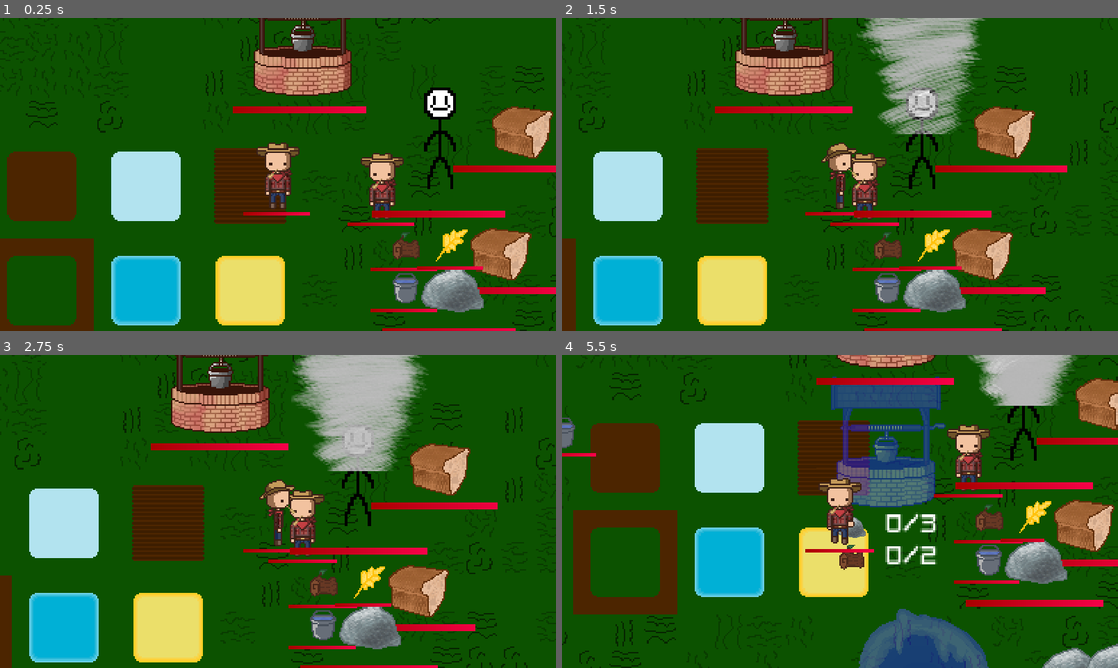
Above: before the commit, frames 1-4 (two rows, left to right).
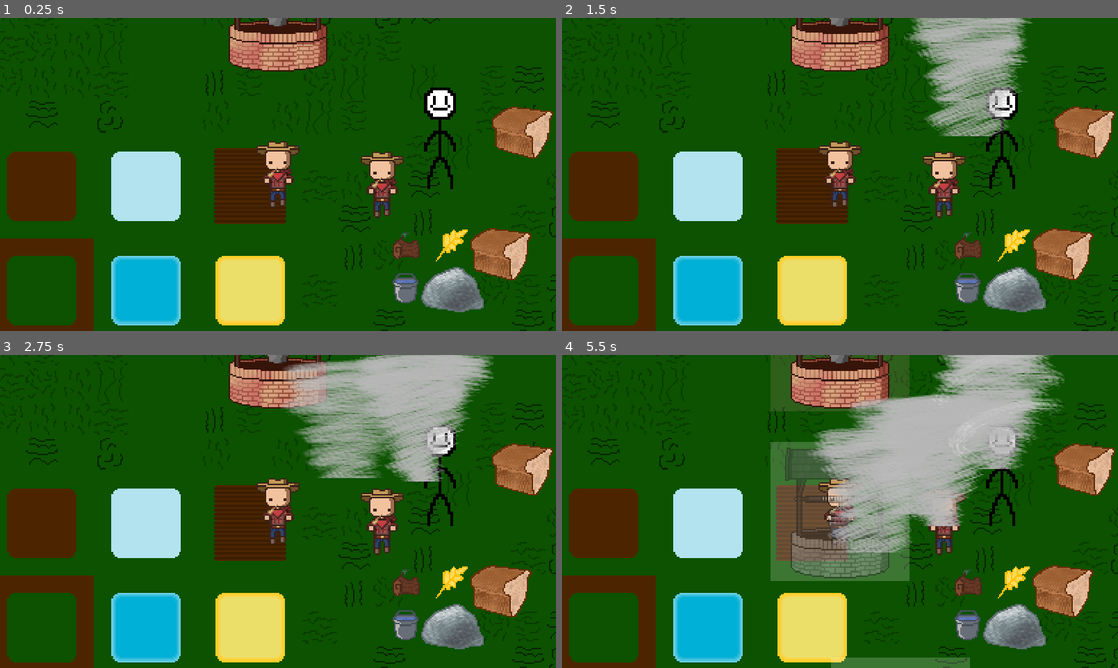
Above: after the commit, the same moments.

Repository: T3rryTim3/mhs-gamedev-02
Game: Godot game, scene res://scenes/Structure/main.tscn
Same seed, same stepped clock (60 frames per second), same inputs: the game is played once before the commit and once after it.
Inputs (mouse positions are in pixels of both pictures, inside the frame that each line leads up to):
- Up to frame 1 (0.25 s): no input
- Up to frame 2 (1.5 s): tap Enter (ui_accept) at 0.5, 0.77 s; move the mouse to (962, 158) at 0.52 s; hold D (move_right) 0.53-1.25 s; tap N at 0.6 s; click (962, 158) at 0.67 s; tap K at 0.8 s; drag from (728, 190) to (851, 174) at 1.27 s
- Up to frame 3 (2.75 s): move the mouse to (333, 442) at 2.02 s; hold D (move_right) from 2.03 s (still down); tap N at 2.1 s; tap K at 2.3 s
- Up to frame 4 (5.5 s): release D (move_right) at 2.75 s; drag from (812, 574) to (923, 470) at 2.77 s; move the mouse to (1006, 558) at 3.52 s; hold A (move_left) 3.53-4.25 s; tap E at 3.6 s; tap Enter (ui_accept) at 3.77 s; tap K at 3.8, 5.3 s; drag from (673, 464) to (1023, 470) at 4.27 s; move the mouse to (867, 511) at 5.02 s; hold S (move_down) from 5.03 s (still down); tap B at 5.1 s; click (867, 511) at 5.17 s

The runs differ from the first frame. In frame 1, 7.9% of the frame differs, in the area x 41-100%, y 0-100%; in frame 2, 49%; in frame 3, 49%; in frame 4, 64%, in the area x 0-100%, y 0-100%.
Error after the commit: Parse Error: Could not resolve class "Entity". (res://scripts/item.gd:2)

Commit message:
Improved tornado

Diff:
--- a/projects/mhsdev-02/project.godot
+++ b/projects/mhsdev-02/project.godot
@@ -21,6 +21,7 @@
 StationData="*res://scripts/Singletons/station_data.gd"
 ItemData="*res://scripts/Singletons/item_data.gd"
 EventMan="*res://scripts/Singletons/events.gd"
+EffectData="*res://scripts/Singletons/effect_data.gd"
 
 [display]
 
--- a/projects/mhsdev-02/scenes/Base/player.tscn
+++ b/projects/mhsdev-02/scenes/Base/player.tscn
@@ -257,7 +257,6 @@
 motion_mode = 1
 script = ExtResource("1_1ohs8")
 sprite = NodePath("AnimatedSprite2D")
-move_influence = 0.7
 
 [node name="CollisionShape2D" type="CollisionShape2D" parent="."]
 position = Vector2(0.5, 13.5)
--- a/projects/mhsdev-02/scenes/Events/tornado.tscn
+++ b/projects/mhsdev-02/scenes/Events/tornado.tscn
@@ -34,21 +34,25 @@
 [node name="Tornado" type="Node"]
 script = ExtResource("1_hquia")
 
-[node name="Body" type="StaticBody2D" parent="."]
+[node name="Tornado" type="Node2D" parent="."]
+
+[node name="Body" type="CharacterBody2D" parent="Tornado"]
 collision_layer = 32
-collision_mask = 32
+collision_mask = 0
 
-[node name="CollisionShape2D" type="CollisionShape2D" parent="Body"]
+[node name="CollisionShape2D" type="CollisionShape2D" parent="Tornado/Body"]
+position = Vector2(0, -10)
 shape = SubResource("RectangleShape2D_o3jra")
 
-[node name="AnimatedSprite2D" type="AnimatedSprite2D" parent="Body"]
+[node name="AnimatedSprite2D" type="AnimatedSprite2D" parent="Tornado/Body"]
 sprite_frames = SubResource("SpriteFrames_t771c")
-frame_progress = 0.317505
+frame_progress = 0.874333
 offset = Vector2(0, -48)
 
-[node name="Collision" type="Area2D" parent="."]
+[node name="Collision" type="Area2D" parent="Tornado/Body"]
 collision_layer = 0
 collision_mask = 11
 
-[node name="CollisionShape2D" type="CollisionShape2D" parent="Collision"]
+[node name="CollisionShape2D" type="CollisionShape2D" parent="Tornado/Body/Collision"]
+position = Vector2(0, -19)
 shape = SubResource("CircleShape2D_rs25x")
--- a/projects/mhsdev-02/scripts/Events/event.gd
+++ b/projects/mhsdev-02/scripts/Events/event.gd
@@ -6,6 +6,9 @@
 
 func _log_base(value:float, base:int): ## Takes the log base 'base' of value
 	return log(value) / log(base)
+
+func _lerp_vector(start:Vector2, goal:Vector2, n:float):
+	return start + (goal - start) * n
 
 func _double_vec2(val:float): ## Returns a vector 2 composed of 'val' twice
 	return Vector2(val, val)
--- a/projects/mhsdev-02/scripts/Events/tornado.gd
+++ b/projects/mhsdev-02/scripts/Events/tornado.gd
@@ -1,21 +1,56 @@
 extends Event
 class_name EventTornado
 
-@onready var tornado_body = $Body
-@onready var sprite = $Body/AnimatedSprite2D
-@onready var collider = $Collision
+@onready var tornado_body = $Tornado/Body
+@onready var tornado = $Tornado
+@onready var sprite = $Tornado/Body/AnimatedSprite2D
+@onready var collider = $Tornado/Body/Collision
 
+# Base fling strength of tornado
 var push_strength:int = 100
+var push_damage:float = 3
+
+# Cooldown for tornado movement
+var move_cooldown:float = 5
+var current_cooldown:float = 0
+var cooldown_delay:float = 1
+
+# Current target position for the tornado
+var target_pos:Vector2 = Vector2.ZERO
+var start_pos:Vector2 = Vector2.ZERO
 
 func fling(body:PhysicsBody2D):
 	if body is not Entity:
 		return
 	var dir = collider.global_position.direction_to(body.global_position)
 	body.apply_force(Vector2(dir.x*push_strength,dir.y*push_strength))
+	body.damage(push_damage)
+
+func _get_random_direction(offset_max:float = PI/4):
+	# Get the direction toward the player with a random offset
+	return tornado_body.global_position.direction_to(_get_player().global_position).rotated(randf_range(-offset_max, offset_max))
+
+func _select_target():
+	start_pos = tornado_body.global_position
+	target_pos = _get_random_direction() * 100 + start_pos
+
+func _process(delta):
+	current_cooldown += delta
+	if current_cooldown >= move_cooldown + cooldown_delay:
+		_select_target()
+		current_cooldown = 0
+
+	if current_cooldown < move_cooldown: # Don't move during cooldown period
+		tornado_body.velocity = tornado_body.global_position.direction_to(target_pos) * delta * 2000
+		tornado_body.move_and_slide()
 
 func _ready() -> void:
+	# Set default stats and connections
 	collider.connect("body_entered", fling)
-	push_strength = EventMan.scale_val(data.strength) * 300
-	tornado_body.scale = _double_vec2(EventMan.scale_val(data.strength))
-	collider.scale = _double_vec2(EventMan.scale_val(data.strength))
-	sprite.play()
+	push_strength = EventMan.scale_val(data.strength) * 300 # Use scale_val for logarithmic growth
+	tornado.scale = _double_vec2(EventMan.scale_val(data.strength))
+	move_cooldown = 2 / data.strength
+	cooldown_delay = 1 / data.strength
+	push_damage = 3 * EventMan.scale_val(data.strength)
+	_select_target()
+	sprite.play() # Tornado animation
--- a/projects/mhsdev-02/scripts/Singletons/events.gd
+++ b/projects/mhsdev-02/scripts/Singletons/events.gd
@@ -19,11 +19,11 @@
 	var duration : int
 	var strength : float
 
-	func _init(nm:String, pth:String, dur:int, str:float):
+	func _init(nm:String, pth:String, dur:int, stren:float):
 		self.event_name = nm
 		self.scene_path = pth
 		self.duration = dur
-		self.strength = str
+		self.strength = stren
 
 func get_event_data(event:Events, strength:float = 1) -> EventData:
 	strength = max(0, strength)
--- a/projects/mhsdev-02/scripts/Singletons/item_data.gd
+++ b/projects/mhsdev-02/scripts/Singletons/item_data.gd
@@ -42,3 +42,16 @@
 		"img_path": img_path,
 		"id":id
 	}
+
+func use_item(item:Item, player:Player):
+	match item.id:
+		0: # Wood
+			pass
+		1: # Wheat
+			pass
+		2: # Bread
+			pass
+		3: # Water
+			pass
+		4: # Rock
+			pass
--- a/projects/mhsdev-02/scripts/entity.gd
+++ b/projects/mhsdev-02/scripts/entity.gd
@@ -44,6 +44,9 @@
 ## Max health - auto set to 'health' start value
 var max_health:float
 
+## Array of currently applied effects
+var effects:Array = []
+
 ## Force / Gravity constants
 const GRAVITY:int = 30
 const MAX_VEL:Vector3 = Vector3(100,100,100)
@@ -51,7 +54,23 @@
 ## Hide the healthbar - Used when items are collected
 var show_health:bool = true
 
-func _get_level():
+func _add_effect(effect:EffectData.EffectTypes, duration:float, strength:float): ## Add an effect to the entity
+	effects.append(EffectData.Effect.new(effect, duration, strength, self))
+
+func _apply_effects(delta:float): ## Calls 'apply' for each effect. Also remove expired effects
+	for x in range(len(effects)):
+		var effect = effects[x]
+
+		# Apply and update effect
+		# Note: 'Apply' means to apply the effect's effect. It does NOT mean to *add* the effect.
+		effect.apply(delta)
+		effect.duration -= delta
+
+		# Remove if expired
+		if effect.duration <= 0:
+			effects.remove_at(x)
+
+func _get_level(): ## Finds the first Level ancestor
 	var parent = get_parent()
 	while parent != null:
 		if parent is Level:
@@ -117,9 +136,9 @@
 func _movement(_delta) -> void: ## Used in subclasses for movement
 	pass
 
-func _process(_delta):
+func _process(delta) -> void:
 	health_bar.visible = show_health
-	return
+	_apply_effects(delta)
 
 func _round_vector(vec:Vector2, n:int) -> Vector2: ## Rounds each value of vec to n
 	return Vector2(int(vec.x/n)*n, int(vec.y/n)*n)
@@ -136,8 +155,8 @@
 	_update_force(delta)
 	move_and_slide()
 
-func damage(_amount:float, _kb:Vector3=Vector3.ZERO) -> void: # Deal damage to the entity
-	pass
+func damage(amount:float) -> void: # Deal damage to the entity
+	_update_health(health - amount)
 
 func heal(amount:float) -> void:
 	health = clampf(health + amount, 0, max_health)
--- a/projects/mhsdev-02/scripts/humanoid.gd
+++ b/projects/mhsdev-02/scripts/humanoid.gd
@@ -46,7 +46,8 @@
 
 	sprite.play(anim_name)
 
-func _process(_delta) -> void:
+func _process(delta) -> void:
+	super(delta)
 	_animate()
 
 func _movement(delta):
--- a/projects/mhsdev-02/scripts/player.gd
+++ b/projects/mhsdev-02/scripts/player.gd
@@ -14,6 +14,15 @@
 
 var current_blueprint:BlueprintHover
 
+## Player stats
+var hunger:float = 100
+var thirst:float = 100
+var temp:float = 50 # Temp range 0-100
+
+func _update_stats(delta): # Updates the player's stats with respect to time
+	hunger -= 1 * delta
+	thirst -= 1 * delta
+
 func _ready():
 	super()
 	if camera_limit: # Prevent camera from going beyond area
@@ -21,6 +30,8 @@
 		$Camera2D.limit_top = camera_limit.global_position.y - camera_limit.shape.get_rect().size.y/2
 		$Camera2D.limit_left = camera_limit.global_position.x - camera_limit.shape.get_rect().size.x/2
 		$Camera2D.limit_right = camera_limit.global_position.x + camera_limit.shape.get_rect().size.x/2
+	_add_effect(EffectData.EffectTypes.WEATHER_COLD, 5, 1)
+	print(effects)
 
 func _movement(delta) -> void:
 	super(delta)
@@ -43,7 +54,6 @@
 	if velocity == Vector2.ZERO:
 		collector.position.y += 1
 
-
 	if collector_pos_dir.y <= 0:
 		collector.z_index = -2
 	else:
@@ -57,8 +67,6 @@
 	if current_blueprint:
 		current_blueprint.global_position = _round_vector(get_global_mouse_position(), 24)
 		current_blueprint.update()
-
-	pass
 
 func _input(event) -> void:
 	if event is InputEventKey:
@@ -75,7 +83,15 @@
 					else:
 						begin_blueprint(StationData.Stations.WELL)
 				KEY_K:
-					EventMan.spawn_event(EventMan.Events.TORNADO, get_parent())
+					EventMan.spawn_event(EventMan.Events.TORNADO, get_parent(), 1)
+				KEY_N:
+					print("--- Player Stats ---")
+					print("Thirst:")
+					print(thirst)
+					print("Hunger:")
+					print(hunger)
+					print("Temp:")
+					print(temp)
 
 	elif event is InputEventMouseButton:
 		if current_blueprint:
--- a/projects/mhsdev-02/station.gd
+++ b/projects/mhsdev-02/station.gd
@@ -106,7 +106,7 @@
 	match layer_behavior:
 		0:
 			# Check if the player is above the station based on camera pos
-			if get_viewport().get_camera_2d().global_position.y + 24 < global_position.y + _get_sprite_texture().get_height()/2.0:
+			if get_viewport().get_camera_2d().global_position.y + 24 <global_position.y + _get_sprite_texture().get_height()/2.0:
 				z_index = 2
 			else:
 				z_index = -1
